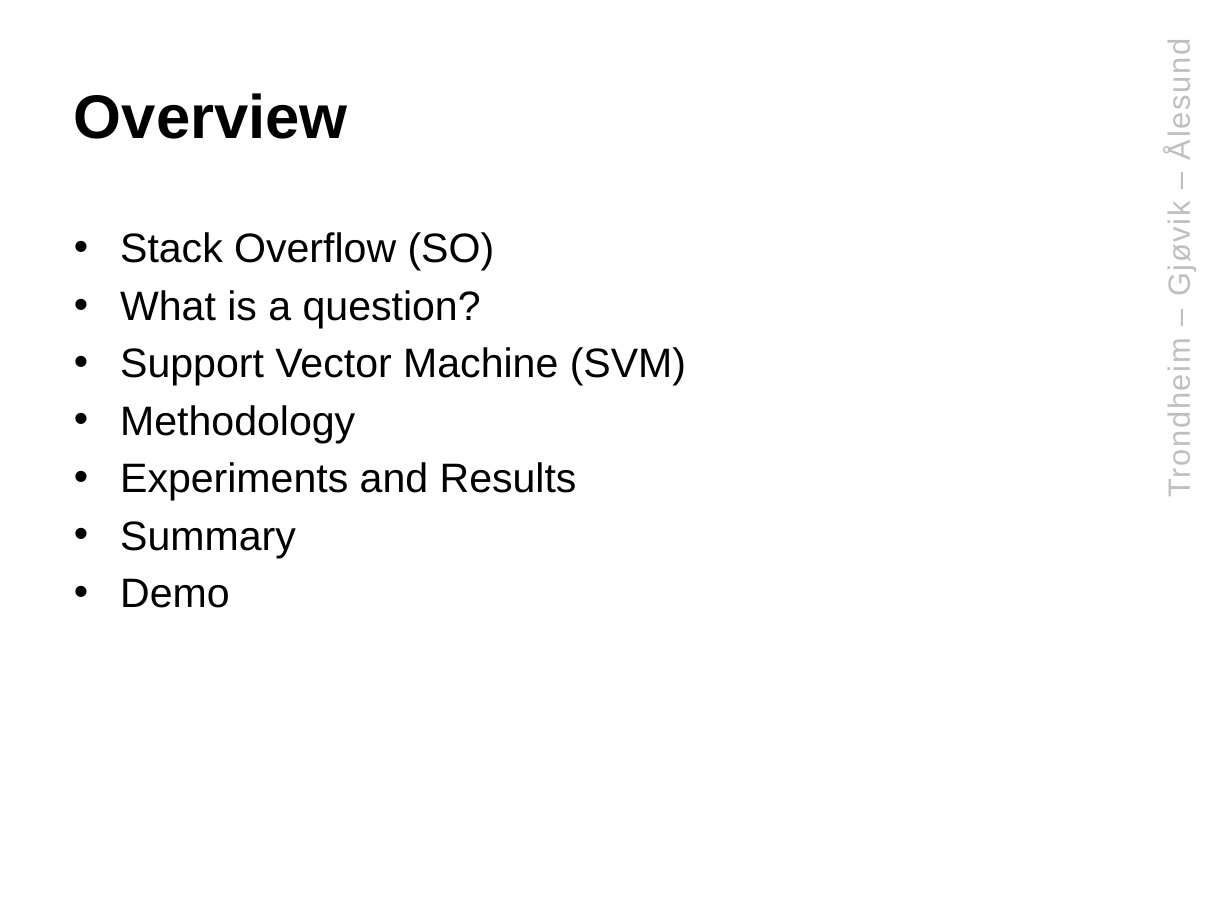
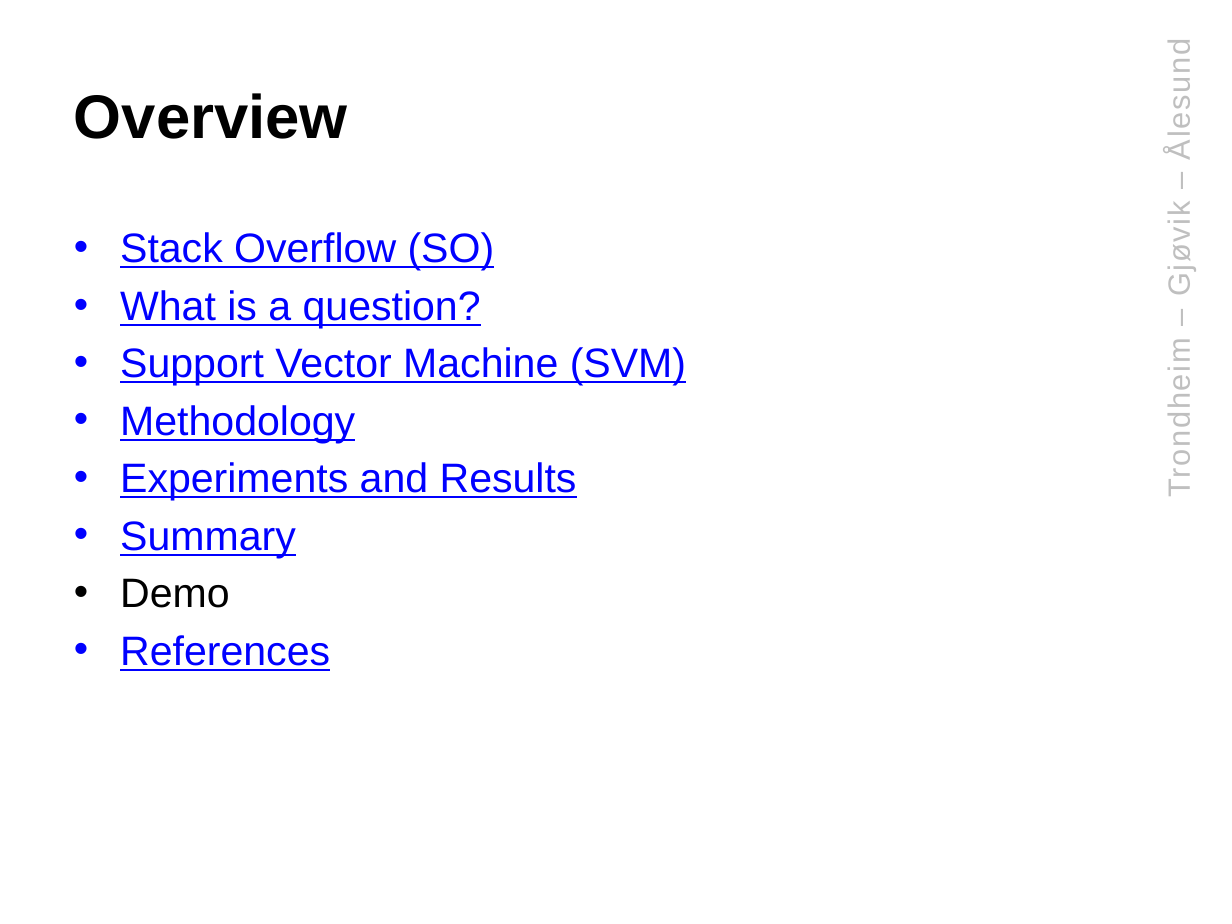
Before and after one commit to klAndersen/IMT4904_Msc_Presentation, a slide deck: slide 2 of IMT4904_Msc_Presentation.pptx. Drawn at 1232x924 pixels with LibreOffice and Linux fonts; fonts in the diff are those of the drawing; background and template pictures are left out. Boxes give left, top, right and bottom in pixels: in the first picture for what was removed or moved away, otherwise in the second. Text is boxed around its words. In the diff, an @@ line names an element or a change of style, - is before the commit and + after.

Commit message:
Hyperlinks and more manuscript text
Added hyperlinks for the slides in the PPT.
Added image from SO of "dummy" words.
Only 2 slides left to write presentational content for + re-writing it.

```diff
--- a/IMT4904_Msc_Presentation.pptx
+++ b/IMT4904_Msc_Presentation.pptx
@@ text at bbox=[120, 232, 686, 558]: text colour #000000 to #0000FF, underline on in "Stack Overflow (SO)", "What is a question?", "Support Vector Machine (SVM)", "Methodology" and 2 more places @@
@@ text at bbox=[120, 635, 330, 671]: paragraph added @@
+• References
```
Also in this commit, not shown: 5 other slides changed, 1 slide added, 4 other files.
